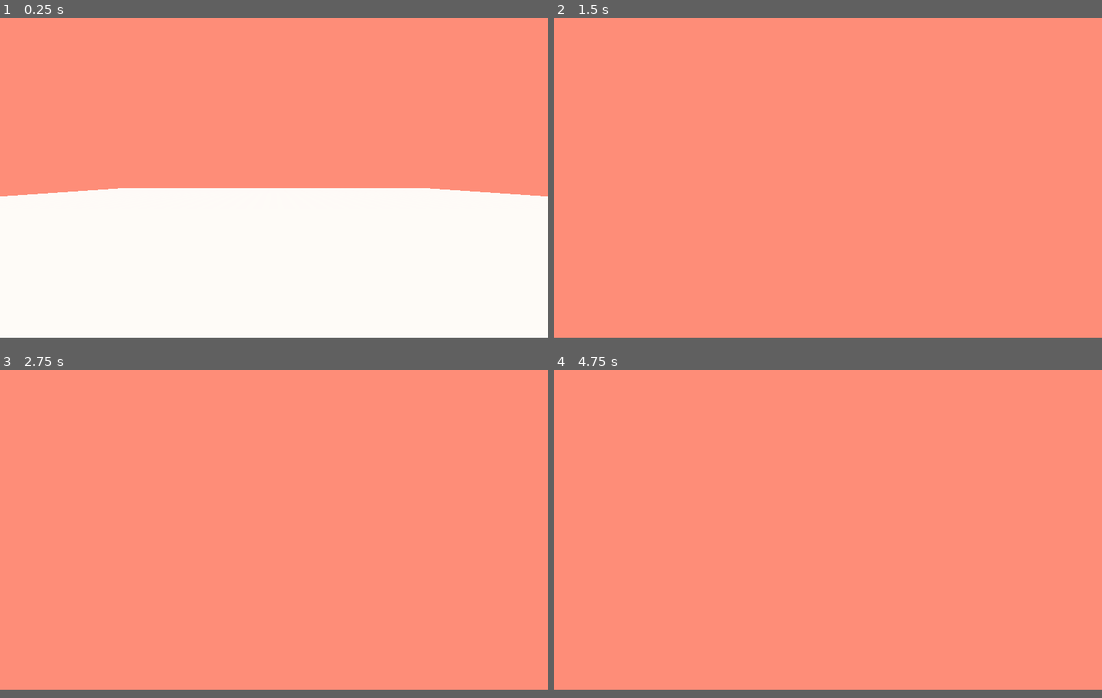
Above: before the commit, frames 1-4 (two rows, left to right).
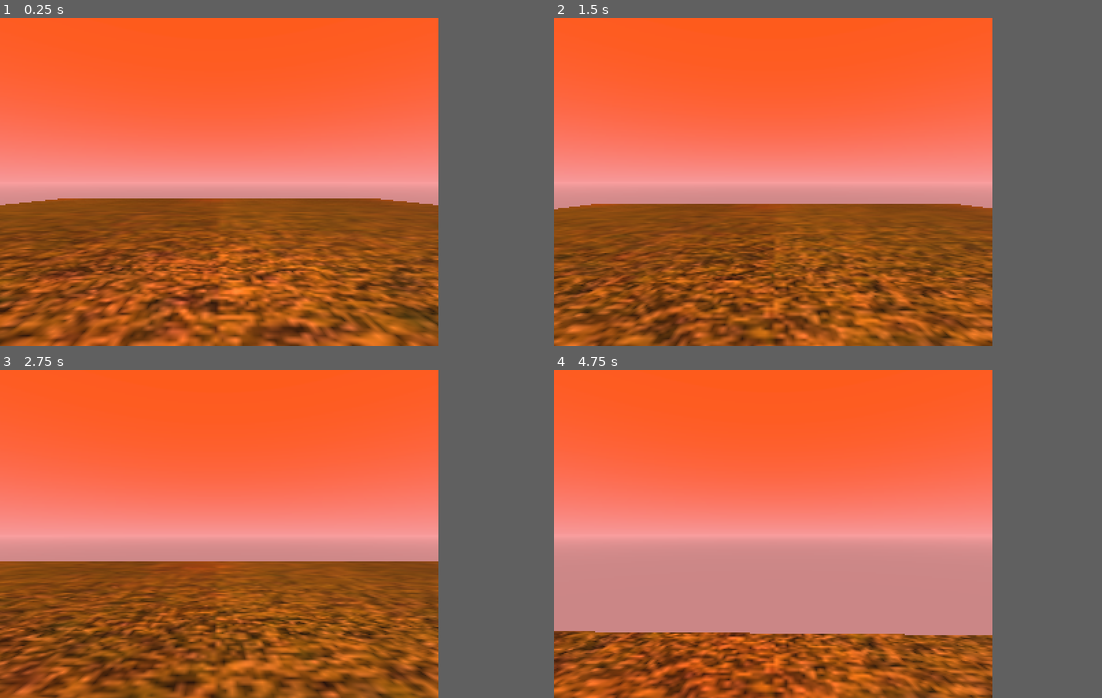
Above: after the commit, the same moments.

Repository: Abhilash30/SpookyForestGame
Game: Godot game, scene res://Scenes/Forest.tscn
Same seed, same stepped clock (60 frames per second), same inputs: the game is played once before the commit and once after it. The project has no main scene, so this scene is started directly.
Inputs (mouse positions are in pixels of both pictures, inside the frame that each line leads up to):
- Up to frame 1 (0.25 s): no input
- Up to frame 2 (1.5 s): move the mouse to (855, 175) at 0.52 s; hold W (forward) from 0.53 s (still down); tap Space (jump) at 0.77 s; move the mouse to (800, 178) at 1.27 s
- Up to frame 3 (2.75 s): keep holding W (forward); tap Space (jump) at 1.52 s; move the mouse to (284, 524) at 2.02 s
- Up to frame 4 (4.75 s): keep holding W (forward); move the mouse to (822, 534) at 2.77 s; tap Space (jump) at 3.02, 3.77, 4.52 s; move the mouse to (866, 534) at 3.52 s; move the mouse to (784, 527) at 4.27 s
In our replay, the window is 800x468 before the commit and 640x480 after it. These sizes can differ from the game's own. Grey fills any space a smaller window leaves; there, only what the larger window draws over its background counts as a difference.

The runs differ from the first frame. In frame 1, 80% of the frame differs, in the area x 0-100%, y 0-100%; in frame 2, 71%; in frame 3, 71%; in frame 4, 72%.

Commit message:
Grass Texture and Lighting ADDED

Diff:
--- a/SpookyForestGame!/Scenes/Forest.tscn
+++ b/SpookyForestGame!/Scenes/Forest.tscn
@@ -1,20 +1,61 @@
-[gd_scene load_steps=3 format=2]
+[gd_scene load_steps=6 format=2]
 
 [ext_resource path="res://Scenes/Player.tscn" type="PackedScene" id=1]
+[ext_resource path="res://Art/Texture's/Grass.jpg" type="Texture" id=2]
 
 [sub_resource type="PlaneMesh" id=1]
+
+[sub_resource type="SpatialMaterial" id=3]
+params_diffuse_mode = 1
+albedo_texture = ExtResource( 2 )
+uv1_triplanar = true
+uv2_triplanar = true
+
+[sub_resource type="ConcavePolygonShape" id=2]
+data = PoolVector3Array( 1, 0, 1, -1, 0, 1, 1, 0, -1, -1, 0, 1, -1, 0, -1, 1, 0, -1 )
 
 [node name="Forest" type="Spatial"]
 
 [node name="MeshInstance" type="MeshInstance" parent="."]
 transform = Transform( 19.7677, 0, 0, 0, 19.7677, 0, 0, 0, 19.7677, 0, 0, 0 )
 mesh = SubResource( 1 )
-material/0 = null
+material/0 = SubResource( 3 )
+
+[node name="StaticBody" type="StaticBody" parent="MeshInstance"]
+
+[node name="CollisionShape" type="CollisionShape" parent="MeshInstance/StaticBody"]
+shape = SubResource( 2 )
 
 [node name="Player" parent="." instance=ExtResource( 1 )]
 transform = Transform( -4.37114e-08, 0, -1, 0, 1, 0, 1, 0, -4.37114e-08, -10, 1, 0 )
+input_capture_on_drag = true
 
 [node name="DirectionalLight" type="DirectionalLight" parent="."]
 transform = Transform( 1, 0, 0, 0, 0.965926, 0.258819, 0, -0.258819, 0.965926, 0, 8, 0 )
-light_color = Color( 1, 0.403922, 0.0470588, 1 )
+light_color = Color( 0.964706, 0.705882, 0.54902, 1 )
 shadow_enabled = true
+
+[node name="OmniLight2" type="OmniLight" parent="."]
+transform = Transform( 1, 0, 0, 0, 1, 0, 0, 0, 1, 17, 2, 20 )
+light_color = Color( 1, 0, 0, 1 )
+shadow_enabled = true
+
+[node name="OmniLight3" type="OmniLight" parent="."]
+transform = Transform( 1, 0, 0, 0, 1, 0, 0, 0, 1, 17, 2, -1 )
+light_color = Color( 1, 0, 0, 1 )
+shadow_enabled = true
+
+[node name="OmniLight4" type="OmniLight" parent="."]
+transform = Transform( 1, 0, 0, 0, 1, 0, 0, 0, 1, 19, 2, -19 )
+light_color = Color( 1, 0, 0, 1 )
+shadow_enabled = true
+
+[node name="OmniLight5" type="OmniLight" parent="."]
+transform = Transform( 1, 0, 0, 0, 1, 0, 0, 0, 1, -2, 2, -19 )
+light_color = Color( 1, 0, 0, 1 )
+shadow_enabled = true
+
+[node name="OmniLight6" type="OmniLight" parent="."]
+transform = Transform( 1, 0, 0, 0, 1, 0, 0, 0, 1, -5, 2, 0 )
+light_color = Color( 1, 0.356863, 0.356863, 1 )
+shadow_enabled = true
--- a/SpookyForestGame!/default_env.tres
+++ b/SpookyForestGame!/default_env.tres
@@ -1,11 +1,14 @@
 [gd_resource type="Environment" load_steps=2 format=2]
 
 [sub_resource type="ProceduralSky" id=1]
-sky_top_color = Color( 1, 1, 1, 1 )
-sky_horizon_color = Color( 0.968627, 0.627451, 0.627451, 1 )
+sky_top_color = Color( 1, 0.356863, 0.105882, 1 )
+sky_horizon_color = Color( 0.968627, 0.6, 0.6, 1 )
+ground_bottom_color = Color( 0.8, 0.529412, 0.529412, 1 )
 ground_horizon_color = Color( 1, 0.631373, 0.631373, 1 )
+sun_color = Color( 0.956863, 0.556863, 0.556863, 1 )
+sun_latitude = 180.0
 
 [resource]
-background_mode = 3
+background_mode = 2
 background_sky = SubResource( 1 )
-background_color = Color( 1, 0.556863, 0.47451, 1 )
+background_color = Color( 1, 0.807843, 0.807843, 1 )
--- a/SpookyForestGame!/project.godot
+++ b/SpookyForestGame!/project.godot
@@ -20,8 +20,11 @@
 
 [display]
 
-window/stretch/mode="2d"
-window/stretch/aspect="keep"
+window/size/width=320
+window/size/height=240
+window/size/fullscreen=true
+window/stretch/mode="viewport"
+window/stretch/aspect="expand"
 
 [input]
 
Binary file added: SpookyForestGame!/Art/Texture's/Grass.jpg
Not shown, added: SpookyForestGame!/Art/Texture's/Grass.jpg.import
